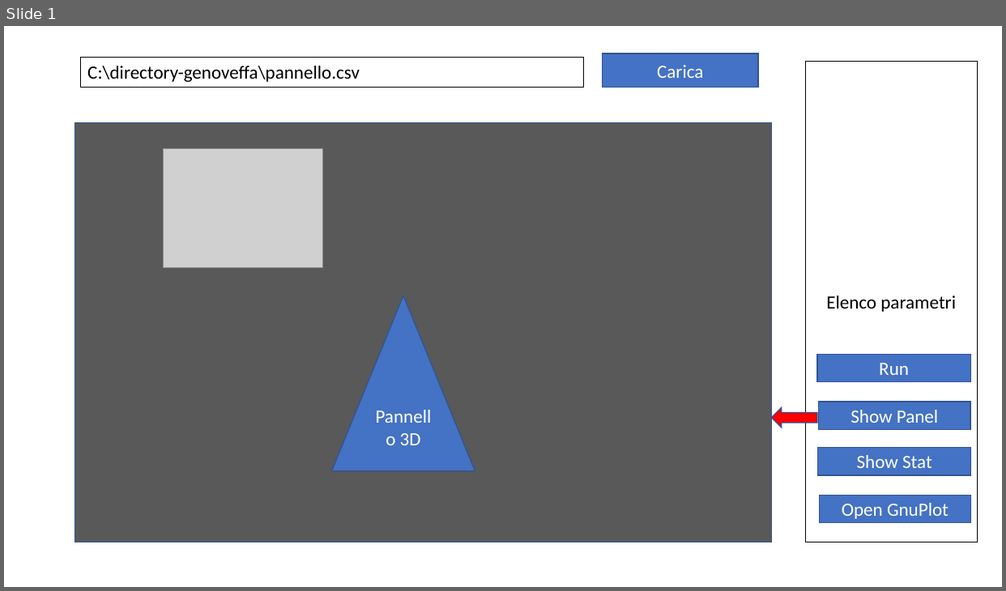
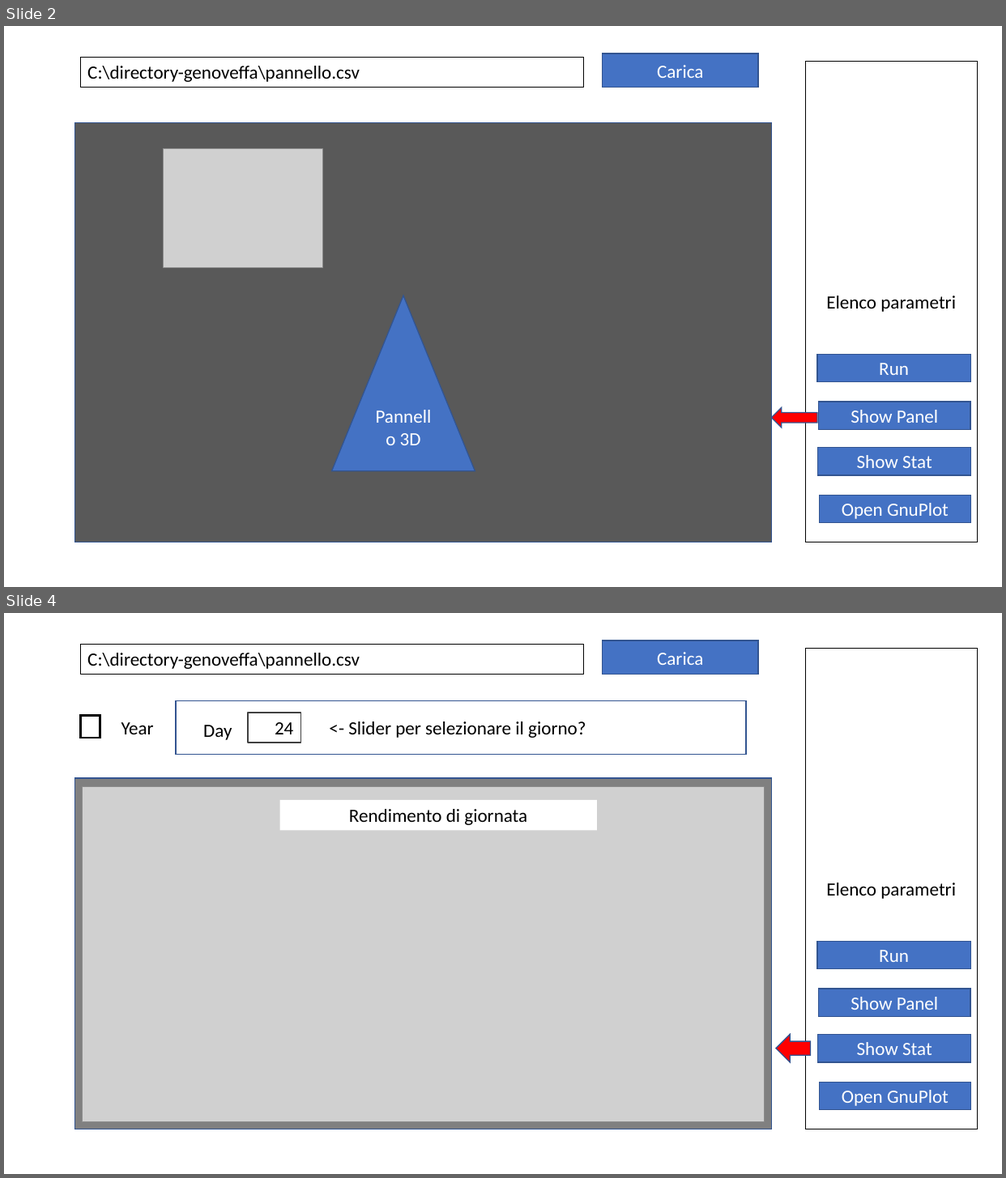
Before and after one commit to dgasparri/pv-creativity, a slide deck: doc/interfaccia.pptx. Shown one above the other, each under a label of ours: slide 1 before the commit, slides 2 and 4 after it; the slides between them are not shown. The pictures are 1006x591 and 1006x1178 pixels, drawn with LibreOffice and Linux fonts; fonts in the diff are those of the drawing; grey boxes stand for pictures. Boxes give left, top, right and bottom in pixels: in the first picture for what was removed or moved away, otherwise in the second. Text is boxed around its words. In the diff, an @@ line names an element or a change of style, - is before the commit and + after.

```diff
--- a/doc/interfaccia.pptx
+++ b/doc/interfaccia.pptx
@@ slide 4 added at [4, 613, 1002, 1174], background #FFFFFF @@
@@ rectangle added at [80, 644, 583, 674], outline #000000 0.5 pt, 18 pt, text #000000 @@
+C:\directory-genoveffa\pannello.csv
@@ rectangle added at [602, 641, 758, 675], fill #4472C4, outline #325491 1 pt, 18 pt, text #FFFFFF @@
+Carica
@@ rectangle added at [806, 648, 978, 1130], fill #FFFFFF, outline #000000 1 pt, 18 pt, text #000000 @@
+Elenco parametri
@@ rectangle added at [176, 700, 746, 754], outline #325491 1 pt @@
@@ rectangle added at [80, 716, 100, 737], outline #000000 2.25 pt @@
@@ text added at [121, 722, 154, 735], 18 pt, text #000000 @@
+Year
@@ text added at [203, 725, 232, 740], 18 pt, text #000000 @@
+Day
@@ rectangle added at [248, 713, 301, 743], outline #404040 1.5 pt, 18 pt, text #000000 @@
+24
@@ text added at [348, 722, 586, 738], 18 pt, text #000000 @@
+<- Slider per selezionare il giorno?
@@ rectangle added at [75, 778, 772, 1130], fill #808080, outline #325491 1 pt @@
@@ picture added at [82, 786, 764, 1122] @@
@@ rectangle added at [280, 800, 597, 830], fill #FFFFFF, 18 pt, text #000000 @@
+Rendimento di giornata
@@ rectangle added at [818, 942, 971, 969], fill #4472C4, outline #325491 1 pt, 18 pt, text #FFFFFF @@
+Run
@@ rectangle added at [819, 989, 970, 1016], fill #4472C4, outline #325491 1 pt, 18 pt, text #FFFFFF @@
+Show Panel
@@ left arrow added at [776, 1034, 810, 1063], fill #FF0000, outline #325491 1 pt @@
@@ rectangle added at [818, 1034, 971, 1063], fill #4472C4, outline #325491 1 pt, 18 pt, text #FFFFFF @@
+Show Stat
@@ rectangle added at [819, 1082, 971, 1110], fill #4472C4, outline #325491 1 pt, 18 pt, text #FFFFFF @@
+Open GnuPlot
@@ what was slide 1 is now slide 2 @@
```
Also in this commit, not shown: 1 slide changed, 1 other slide added, 6 other files.
